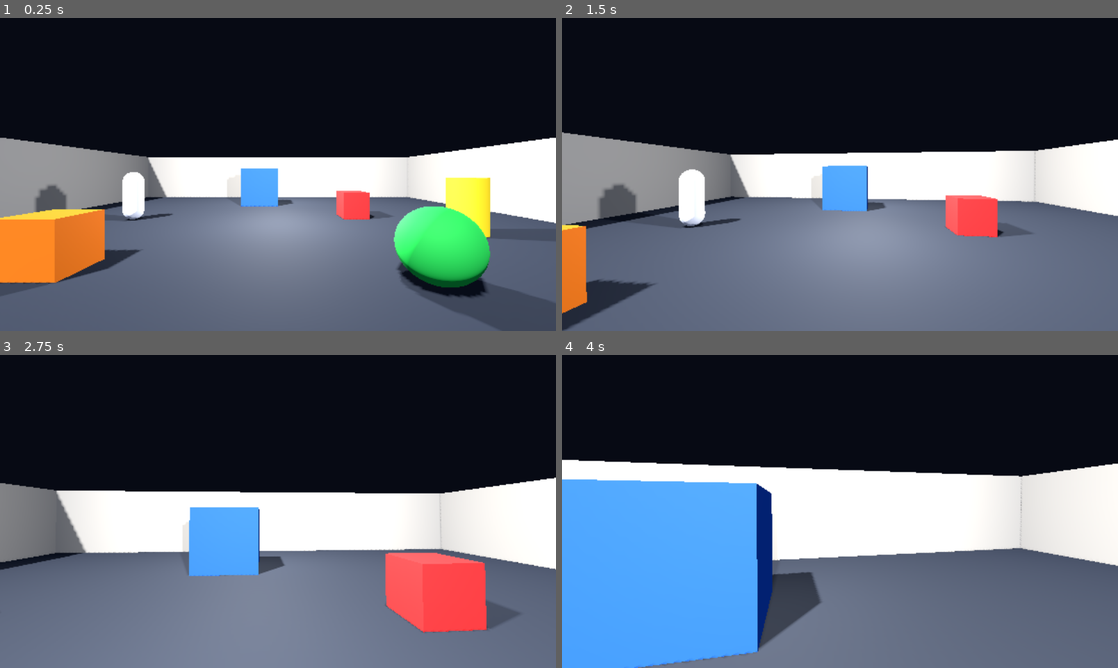
Above: before the commit, frames 1-4 (two rows, left to right).
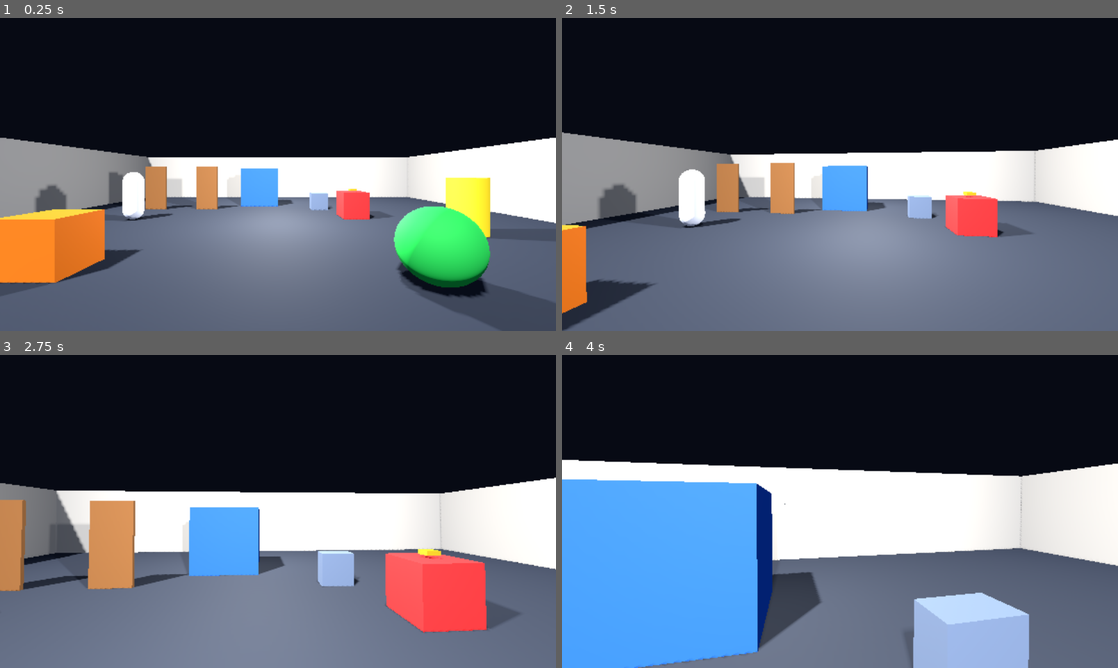
Above: after the commit, the same moments.

Repository: Kroosah/Crump
Game: Godot game, scene res://game/bootstrap.tscn
The game is run twice, just before and just after one commit, with the same random seed, the same clock (stepped at 60 frames per second) and the same inputs.
Inputs (mouse positions are in pixels of both pictures, inside the frame that each line leads up to):
- Up to frame 1 (0.25 s): no input
- Up to frame 2 (1.5 s): tap Enter at 0.5 s; move the mouse to (867, 174) at 0.52 s; hold E (interact) 0.53-1.28 s; hold W (move_forward) from 0.53 s (still down); move the mouse to (812, 174) at 1.27 s; tap C (crouch) at 1.35 s
- Up to frame 3 (2.75 s): keep holding W (move_forward); tap E (interact) at 1.55 s; move the mouse to (289, 505) at 2.02 s; hold E (interact) from 2.03 s (still down); tap F (flashlight) at 2.1 s
- Up to frame 4 (4 s): keep holding W (move_forward); move the mouse to (834, 517) at 2.77 s; release E (interact) at 2.78 s; tap E (interact) at 2.85, 3.8 s; move the mouse to (878, 514) at 3.52 s; hold Shift (run) from 3.53 s (still down)

The runs differ from the first frame. In frame 1, 1.7% of the frame differs, in the area x 19-65%, y 47-62%; in frame 2, 2.1%; in frame 3, 5.4%, in the area x 0-80%, y 46-76%; in frame 4, 4.6%.

Commit message:
[003] Plaats testprops in de dev room en toets de volledige interactieketen
TestProps-spawner in de dev room zet deur, op-slot-deur, la, sleutel en
briefje neer via exists-checks — verdwijnt het interactiesysteem, dan
blijft de kale testruimte werken. Smoke-suite 84 -> 117: per prop de echte
keten (aankijken -> eigen prompt op de EventBus -> interact-toets -> eigen
gedrag + geluid/signalen -> wegkijken -> prompt leeg) plus niet-interactable
zwijgt. Suite toetst het contract duck-typed: 'is Interactable' in de suite
was een parse-time-afhankelijkheid die de D-015-run liet hangen. Halve
verwijdering (props weg, interactor aanwezig) faalt bewust luid;
verwijdereenheid is het hele systeem (exit 0, 82 groen zonder; 61 groen
zonder speler).

Co-Authored-By: Claude Opus 5 (1M context) <noreply@anthropic.com>
Claude-Session: https://claude.ai/code/session_01Eukd1gRp6feQQnWxwaLgzq

Diff:
--- /dev/null
+++ b/game/levels/dev_room/dev_props.gd
@@ -0,0 +1,65 @@
+extends Node3D
+## Testprops van de developer room (taak 003). Plaatst de interactie-props
+## uitsluitend als hun scènes bestaan: verdwijnt het interactiesysteem
+## (contract + props, D-015), dan blijft de kale testruimte gewoon werken.
+## Dit is bewust dev-room-gereedschap — echte hoofdstukken instantiëren hun
+## props zelf in de level-scène (ARCHITECTURE §4a.6).
+
+## Plaatsing en per-instantie-instellingen als data. `settings` wordt met
+## set() op de instantie gezet — de spawner kent dus geen enkel proptype.
+const TEST_PROPS: Array[Dictionary] = [
+	{
+		"path": "res://game/props/door_wooden/door_wooden.tscn",
+		"name": "TestDoor",
+		"position": Vector3(-4.0, 0.0, -4.0),
+	},
+	{
+		"path": "res://game/props/door_wooden/door_wooden.tscn",
+		"name": "TestDoorLocked",
+		"position": Vector3(-6.5, 0.0, -4.0),
+		"settings": {"locked": true},
+	},
+	{
+		"path": "res://game/props/drawer_cabinet/drawer_cabinet.tscn",
+		"name": "TestDrawer",
+		"position": Vector3(2.0, 0.0, -4.0),
+		"settings": {"item_id": &"sleutel_test"},
+	},
+	{
+		"path": "res://game/props/pickup_item/pickup_item.tscn",
+		"name": "TestPickup",
+		"position": Vector3(3.0, 1.09, -2.0),
+		"settings": {"item_id": &"sleutel_test", "prompt": "Pak sleutel op"},
+	},
+	{
+		"path": "res://game/props/note_readable/note_readable.tscn",
+		"name": "TestNote",
+		"position": Vector3(0.0, 1.7, -9.73),
+		"settings": {
+			"document_id": &"briefje_dev_room",
+			"prompt": "Lees briefje",
+			"document_text": "Testbriefje uit de developer room.\nAls je dit leest, werkt het interactiesysteem.",
+		},
+	},
+]
+
+
+func _ready() -> void:
+	var placed := 0
+	for prop in TEST_PROPS:
+		if not ResourceLoader.exists(prop["path"]):
+			continue
+		var packed: PackedScene = load(prop["path"])
+		if packed == null:
+			continue
+		var node: Node3D = packed.instantiate()
+		node.name = prop["name"]
+		for key in prop.get("settings", {}):
+			node.set(key, prop["settings"][key])
+		add_child(node)
+		node.position = prop["position"]
+		placed += 1
+	if placed == 0:
+		Log.info("DevRoom: geen testprops geplaatst (interactiesysteem afwezig)")
+	else:
+		Log.info("DevRoom: %d testprops geplaatst" % placed)
--- a/game/levels/dev_room/dev_room.tscn
+++ b/game/levels/dev_room/dev_room.tscn
@@ -1,6 +1,7 @@
-[gd_scene load_steps=25 format=3]
+[gd_scene load_steps=26 format=3]
 
 [ext_resource type="Script" path="res://game/levels/dev_room/dev_camera.gd" id="1"]
+[ext_resource type="Script" path="res://game/levels/dev_room/dev_props.gd" id="2"]
 
 [sub_resource type="BoxMesh" id="floor_mesh"]
 size = Vector3(20, 0.5, 20)
@@ -105,6 +106,9 @@
 [node name="PlayerSpawn" type="Marker3D" parent="."]
 transform = Transform3D(1, 0, 0, 0, 1, 0, 0, 0, 1, 0, 0.05, 7)
 
+[node name="TestProps" type="Node3D" parent="."]
+script = ExtResource("2")
+
 [node name="Lighting" type="Node3D" parent="."]
 
 [node name="SunKey" type="DirectionalLight3D" parent="Lighting"]
--- a/tests/smoke_test.gd
+++ b/tests/smoke_test.gd
@@ -393,8 +393,11 @@
 	return failures
 
 
-## Interactietests (taak 003, blok 1: aanwezigheid). De functionele tests
-## (prompt/interact per prop) volgen in het props-blok.
+## Interactietests (taak 003): het volledige contract door de échte keten —
+## speler kijkt, prompt verschijnt op de EventBus (letterlijk prompt_text()),
+## interact-toets voert de eigen interactie van het object uit, wegkijken
+## wist de prompt, en niet-interactables zwijgen. Nergens een proptype: de
+## tests vergelijken uitsluitend met de export-data van de props zelf.
 func _check_interaction(tree: SceneTree, failures: int) -> int:
 	# Interactor-scène laadt en instantieert los.
 	var packed: PackedScene = load(INTERACTOR_SCENE)
@@ -408,7 +411,239 @@
 	var interactor := tree.root.find_child("Interactor", true, false)
 	failures = _check(interactor != null,
 		"interactor is door de bootstrap gespawnd", failures)
-	return failures
+	if interactor == null:
+		return failures
+
+	# Elke prop-scène instantieert los en voldoet aan het contract. Bewust
+	# GEEN overslaan bij een ontbrekende prop: de verwijdereenheid is het
+	# hele systeem (contract + interactor + props). Bestaat de interactor
+	# wél maar een prop niet, dan is dat een halve verwijdering — een
+	# kapotte toestand die hier luid hoort te falen.
+	for prop_path in [
+			"res://game/props/door_wooden/door_wooden.tscn",
+			"res://game/props/drawer_cabinet/drawer_cabinet.tscn",
+			"res://game/props/pickup_item/pickup_item.tscn",
+			"res://game/props/note_readable/note_readable.tscn"]:
+		var prop_scene: PackedScene = null
+		if ResourceLoader.exists(prop_path):
+			prop_scene = load(prop_path)
+		var prop := prop_scene.instantiate() if prop_scene != null else null
+		# Bewust duck-typed en níét `prop is Interactable`: een global class
+		# benoemen is een parse-time-afhankelijkheid — dan parst deze suite
+		# zelf niet meer zodra het interactiesysteem verwijderd is (D-015).
+		var honours_contract: bool = prop != null \
+			and prop.has_method("can_interact") \
+			and prop.has_method("interact") \
+			and prop.has_method("prompt_text")
+		failures = _check(honours_contract,
+			"prop voldoet los aan het Interactable-contract (%s)"
+			% prop_path.get_file(), failures)
+		if prop != null:
+			prop.free()
+
+	# Voor de functionele keten is de speler nodig (die richt de camera).
+	var player = tree.get_first_node_in_group("player")
+	var props_root: Node = tree.root.find_child("TestProps", true, false)
+	if player == null or props_root == null:
+		Log.info("TEST INFO · geen speler of testprops — functionele interactietests overgeslagen")
+		return failures
+
+	# Prompt-recorder: onthoudt de laatst uitgezonden prompttekst.
+	var prompt_log: Array = [""]
+	var prompt_recorder := func(text: String) -> void:
+		prompt_log[0] = text
+	EventBus.interact_prompt_changed.connect(prompt_recorder)
+
+	failures = await _check_door(tree, player, props_root, prompt_log, failures)
+	failures = await _check_locked_door(tree, player, props_root, prompt_log, failures)
+	failures = await _check_drawer(tree, player, props_root, prompt_log, failures)
+	failures = await _check_pickup(tree, player, props_root, prompt_log, failures)
+	failures = await _check_note(tree, player, props_root, prompt_log, failures)
+
+	# Niet-interactable: een kale wereldkist geeft geen prompt.
+	await _aim(tree, player, Vector3(-4.0, 0.05, 4.8), 0.0, -0.61)
+	failures = _check(prompt_log[0] == "",
+		"niet-interactable object geeft geen prompt", failures)
+
+	# Wegkijken de lege ruimte in: prompt blijft/wordt leeg.
+	await _aim(tree, player, Vector3(0.8, 0.05, -8.2), PI, 0.0)
+	failures = _check(prompt_log[0] == "",
+		"prompt is leeg bij wegkijken", failures)
+
+	EventBus.interact_prompt_changed.disconnect(prompt_recorder)
+	return failures
+
+
+func _check_door(tree: SceneTree, player, props_root: Node,
+		prompt_log: Array, failures: int) -> int:
+	var door: Node = props_root.get_node_or_null("TestDoor")
+	failures = _check(door != null, "testdeur staat in de dev room", failures)
+	if door == null:
+		return failures
+
+	# Aankijken: prompt is letterlijk de eigen tekst van de deur.
+	await _aim(tree, player, Vector3(-3.5, 0.05, -2.3), 0.0, 0.0)
+	failures = _check(prompt_log[0] == door.prompt_open,
+		"deur toont zijn eigen open-prompt ('%s')" % prompt_log[0], failures)
+
+	# Interact: de deur voert zijn eigen interactie uit — hoorbaar.
+	var noises: Array = await _interact_and_listen(tree)
+	failures = _check(noises.size() == 1
+		and absf(noises[0][1] - door.loudness_toggle) < 0.01,
+		"deur opent hoorbaar met eigen luidheid", failures)
+
+	# De open deur staat nu haaks; vanaf de zijkant toont hij de sluit-prompt.
+	await _aim(tree, player, Vector3(-2.8, 0.05, -4.5), PI / 2, 0.0)
+	failures = _check(prompt_log[0] == door.prompt_close,
+		"open deur toont zijn sluit-prompt ('%s')" % prompt_log[0], failures)
+
+	# Sluiten; het paneel draait uit deze kijklijn weg → prompt leeg.
+	var close_noises: Array = await _interact_and_listen(tree)
+	failures = _check(close_noises.size() == 1,
+		"deur sluit hoorbaar", failures)
+	failures = _check(prompt_log[0] == "",
+		"prompt verdwijnt zodra het deurpaneel wegdraait", failures)
+
+	# Terug aan de voorkant: de cyclus is rond, de deur is weer te openen.
+	await _aim(tree, player, Vector3(-3.5, 0.05, -2.3), 0.0, 0.0)
+	failures = _check(prompt_log[0] == door.prompt_open,
+		"gesloten deur toont weer zijn open-prompt", failures)
+	return failures
+
+
+func _check_locked_door(tree: SceneTree, player, props_root: Node,
+		prompt_log: Array, failures: int) -> int:
+	var door: Node = props_root.get_node_or_null("TestDoorLocked")
+	failures = _check(door != null, "op-slot-deur staat in de dev room", failures)
+	if door == null:
+		return failures
+
+	await _aim(tree, player, Vector3(-6.0, 0.05, -2.3), 0.0, 0.0)
+	failures = _check(prompt_log[0] == door.prompt_locked,
+		"op-slot-deur meldt dat via zijn prompt ('%s')" % prompt_log[0], failures)
+
+	# Interact weigert netjes: rammelt hoorbaar, blijft dicht, prompt blijft.
+	var noises: Array = await _interact_and_listen(tree)
+	failures = _check(noises.size() == 1
+		and absf(noises[0][1] - door.loudness_locked) < 0.01,
+		"op-slot-deur rammelt hoorbaar maar geeft niet mee", failures)
+	failures = _check(prompt_log[0] == door.prompt_locked,
+		"op-slot-deur blijft zijn slot-prompt tonen", failures)
+	return failures
+
+
+func _check_drawer(tree: SceneTree, player, props_root: Node,
+		prompt_log: Array, failures: int) -> int:
+	var drawer: Node = props_root.get_node_or_null("TestDrawer")
+	failures = _check(drawer != null, "testla staat in de dev room", failures)
+	if drawer == null:
+		return failures
+
+	await _aim(tree, player, Vector3(2.0, 0.05, -2.3), 0.0, -0.75)
+	failures = _check(prompt_log[0] == drawer.prompt_open,
+		"la toont zijn eigen open-prompt ('%s')" % prompt_log[0], failures)
+
+	# Openen: hoorbaar, en de inhoud wordt eenmalig als signaal gemeld.
+	var found: Array = []
+	var found_recorder := func(item_id: StringName) -> void:
+		found.append(item_id)
+	drawer.item_found.connect(found_recorder)
+	var noises: Array = await _interact_and_listen(tree)
+	drawer.item_found.disconnect(found_recorder)
+	failures = _check(noises.size() == 1
+		and absf(noises[0][1] - drawer.loudness_toggle) < 0.01,
+		"la schuift hoorbaar open", failures)
+	failures = _check(found == [drawer.item_id],
+		"la meldt zijn inhoud via item_found", failures)
+	failures = _check(prompt_log[0] == drawer.prompt_close,
+		"open la toont zijn sluit-prompt", failures)
+
+	# Sluiten voor een schone eindstand.
+	await _interact_and_listen(tree)
+	failures = _check(prompt_log[0] == drawer.prompt_open,
+		"gesloten la toont weer zijn open-prompt", failures)
+	return failures
+
+
+func _check_pickup(tree: SceneTree, player, props_root: Node,
+		prompt_log: Array, failures: int) -> int:
+	var pickup: Node = props_root.get_node_or_null("TestPickup")
+	failures = _check(pickup != null, "oppakbaar object staat in de dev room", failures)
+	if pickup == null:
+		return failures
+	var expected_prompt: String = pickup.prompt
+	var expected_id: StringName = pickup.item_id
+
+	await _aim(tree, player, Vector3(3.0, 0.05, -0.9), 0.0, -0.54)
+	failures = _check(prompt_log[0] == expected_prompt,
+		"oppakbaar object toont zijn eigen prompt ('%s')" % prompt_log[0], failures)
+
+	var picked: Array = []
+	var pick_recorder := func(item_id: StringName) -> void:
+		picked.append(item_id)
+	pickup.picked_up.connect(pick_recorder)
+	await _interact_and_listen(tree)
+	failures = _check(picked == [expected_id],
+		"oppakken meldt het item via picked_up", failures)
+	await _wait_physics_frames(tree, 5)
+	failures = _check(not is_instance_valid(pickup),
+		"opgepakt object is uit de wereld verdwenen", failures)
+	failures = _check(prompt_log[0] == "",
+		"prompt verdwijnt met het opgepakte object", failures)
+	return failures
+
+
+func _check_note(tree: SceneTree, player, props_root: Node,
+		prompt_log: Array, failures: int) -> int:
+	var note: Node = props_root.get_node_or_null("TestNote")
+	failures = _check(note != null, "briefje hangt in de dev room", failures)
+	if note == null:
+		return failures
+
+	await _aim(tree, player, Vector3(0.0, 0.05, -8.2), 0.0, 0.0)
+	failures = _check(prompt_log[0] == note.prompt,
+		"briefje toont zijn eigen prompt ('%s')" % prompt_log[0], failures)
+
+	var opened: Array = []
+	var doc_recorder := func(document_id: StringName, text: String) -> void:
+		opened.append([document_id, text])
+	EventBus.document_opened.connect(doc_recorder)
+	var noises: Array = await _interact_and_listen(tree)
+	EventBus.document_opened.disconnect(doc_recorder)
+	failures = _check(opened.size() == 1
+		and opened[0][0] == note.document_id
+		and opened[0][1] == note.document_text,
+		"lezen zendt document_opened met id en tekst", failures)
+	failures = _check(noises.is_empty(),
+		"lezen is stil (geen noise_made)", failures)
+	failures = _check(note.document_id in GameState.documents_read,
+		"gelezen document staat in GameState", failures)
+	GameState.reset()
+	return failures
+
+
+## Zet de speler stil op een plek met blikrichting (yaw op het lichaam,
+## pitch op het hoofd) en geeft de interactor tijd om te kijken.
+func _aim(tree: SceneTree, player, position: Vector3, yaw: float,
+		pitch: float) -> void:
+	player.velocity = Vector3.ZERO
+	player.global_position = position
+	player.rotation = Vector3(0.0, yaw, 0.0)
+	player.get_node("Head").rotation.x = pitch
+	await _wait_physics_frames(tree, 5)
+
+
+## Injecteert de interact-toets en vangt de noise_made-events die de
+## interactie oplevert; wacht daarna kort zodat de prompt kon verversen.
+func _interact_and_listen(tree: SceneTree) -> Array:
+	var noises: Array = []
+	var recorder := func(position: Vector3, loudness: float) -> void:
+		noises.append([position, loudness])
+	EventBus.noise_made.connect(recorder)
+	_send_action_event(&"interact")
+	await _wait_physics_frames(tree, 5)
+	EventBus.noise_made.disconnect(recorder)
+	return noises
 
 
 ## Injecteert een echt input-event voor een actie. Input.action_press zet
Not shown, added: game/levels/dev_room/dev_props.gd.uid
